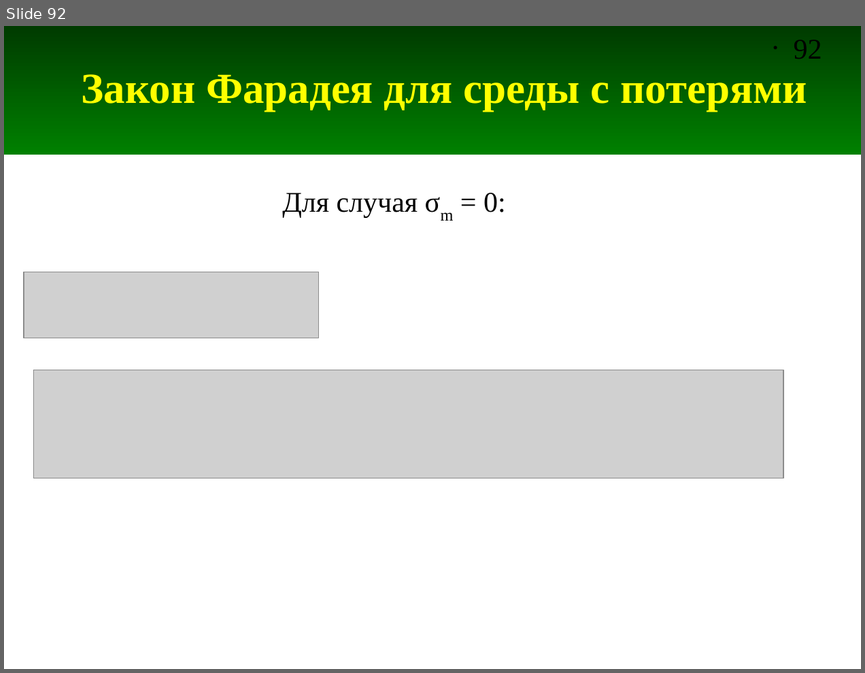
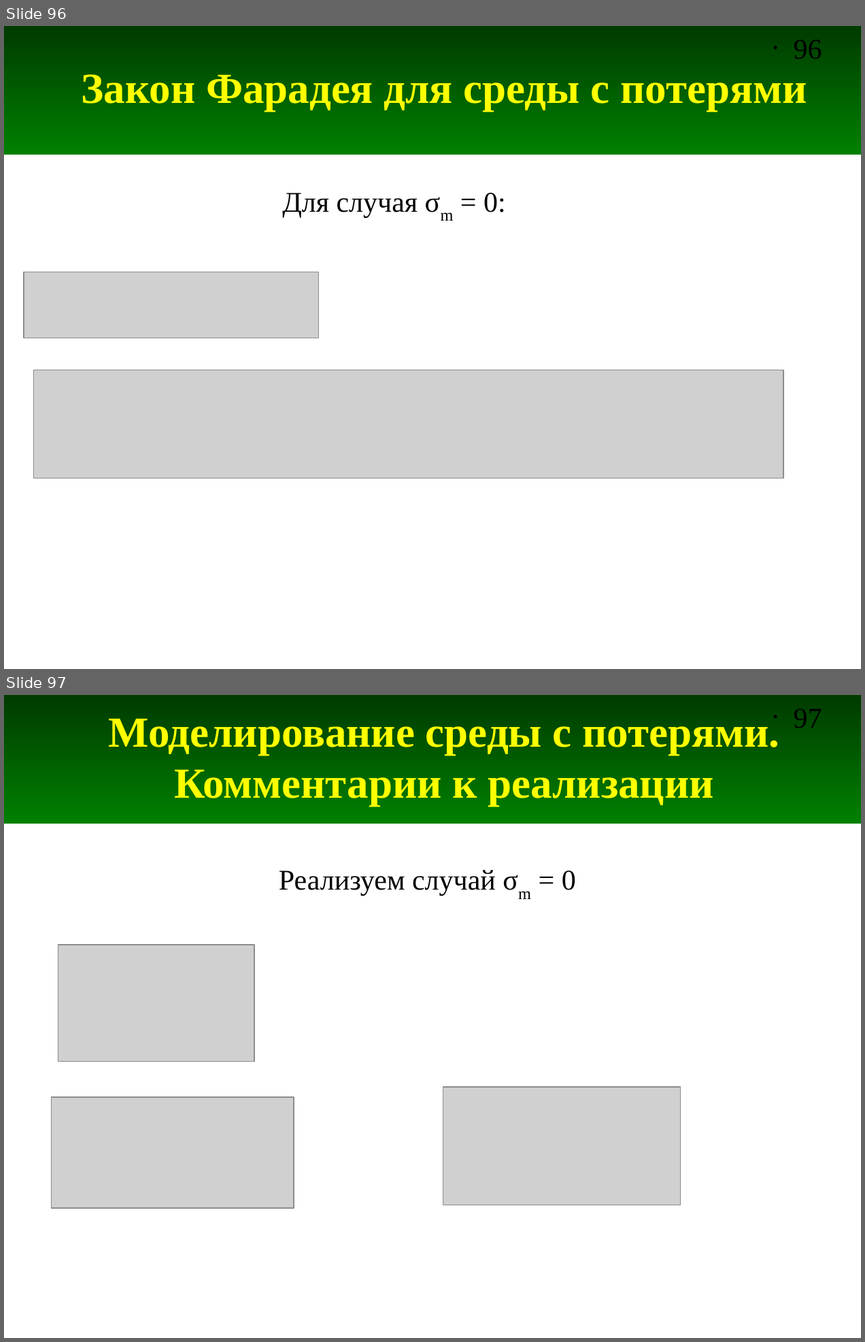
Before and after one commit to andris0147sv/modelling, a slide deck: presentations/2. FDTD.odp. Shown one above the other, each under a label of ours: slide 92 before the commit, slides 96 and 97 after it. The pictures are 865x673 and 865x1342 pixels, drawn with LibreOffice and Linux fonts; fonts in the diff are those of the drawing; grey boxes stand for pictures. Boxes give left, top, right and bottom in pixels: in the first picture for what was removed or moved away, otherwise in the second. Text is boxed around its words. In the diff, an @@ line names an element or a change of style, - is before the commit and + after.

```diff
--- a/presentations/2. FDTD.odp
+++ b/presentations/2. FDTD.odp
@@ slide 97 added at (4,695,861,1338), background #FFFFFF; not listed: 2 template elements that a slide beside it also shows @@
@@ title added at (109,715,779,807), 36 pt, text #FFFF00, bold @@
+Моделирование среды с потерями.
+Комментарии к реализации
@@ text added at (279,870,576,896), 24 pt, text #000000 @@
+Реализуем случай σm = 0
@@ picture added at (58,945,254,1061) @@
@@ picture added at (51,1097,294,1207) @@
@@ picture added at (443,1087,680,1205) @@
@@ what was slide 92 is now slide 96 @@
@@ page number at (793,40,822,59): text changed @@
-• 92
+• 96
```
Also in this commit, not shown: 11 other slides added.
